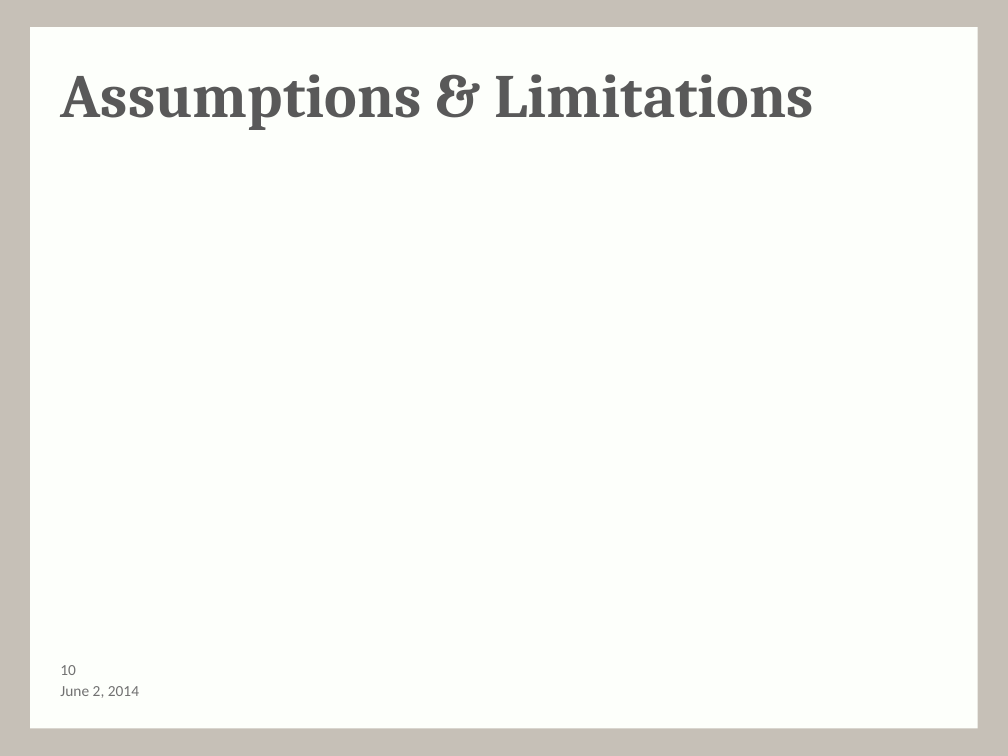
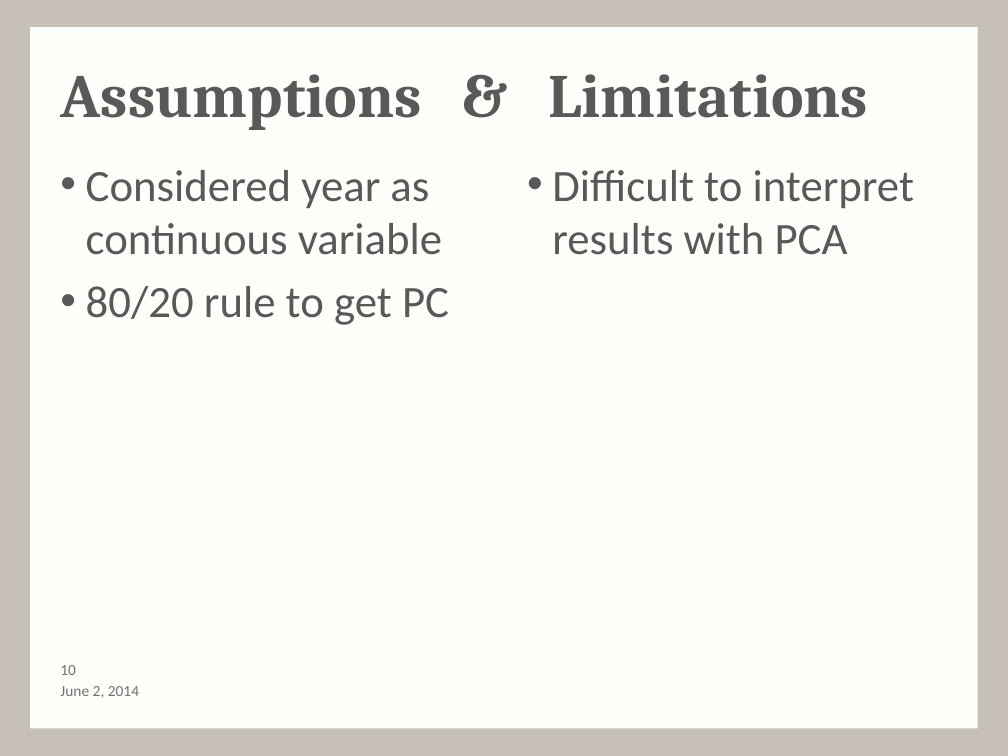
Before and after one commit to andy-olstad/POGSproj3, a slide deck: slide 10 of Project3_presentation.pptx. Drawn at 1008x756 pixels with LibreOffice and Linux fonts; fonts in the diff are those of the drawing; background and template pictures are left out. Boxes give left, top, right and bottom in pixels: in the first picture for what was removed or moved away, otherwise in the second. Text is boxed around its words. In the diff, an @@ line names an element or a change of style, - is before the commit and + after.

```diff
--- a/Project3_presentation.pptx
+++ b/Project3_presentation.pptx
@@ title "Assumptions & Limitations" rewrapped from bbox=[60, 74, 814, 130] to bbox=[60, 74, 869, 130] @@
@@ text added at bbox=[86, 170, 449, 325], 32 pt, text #595959 @@
+• Considered year as continuous variable
+• 80/20 rule to get PC
@@ text added at bbox=[552, 170, 914, 255], 32 pt, text #595959 @@
+• Difficult to interpret results with PCA
```
Also in this commit, not shown: 1 other slide changed, 1 other file.
